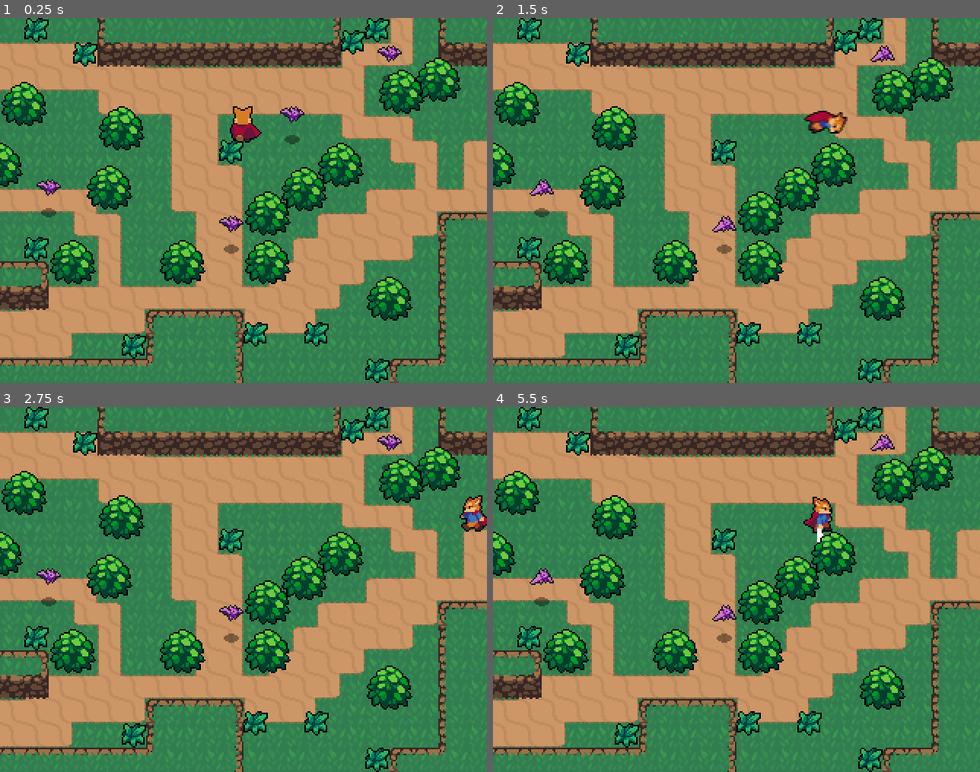
Above: before the commit, frames 1-4 (two rows, left to right).
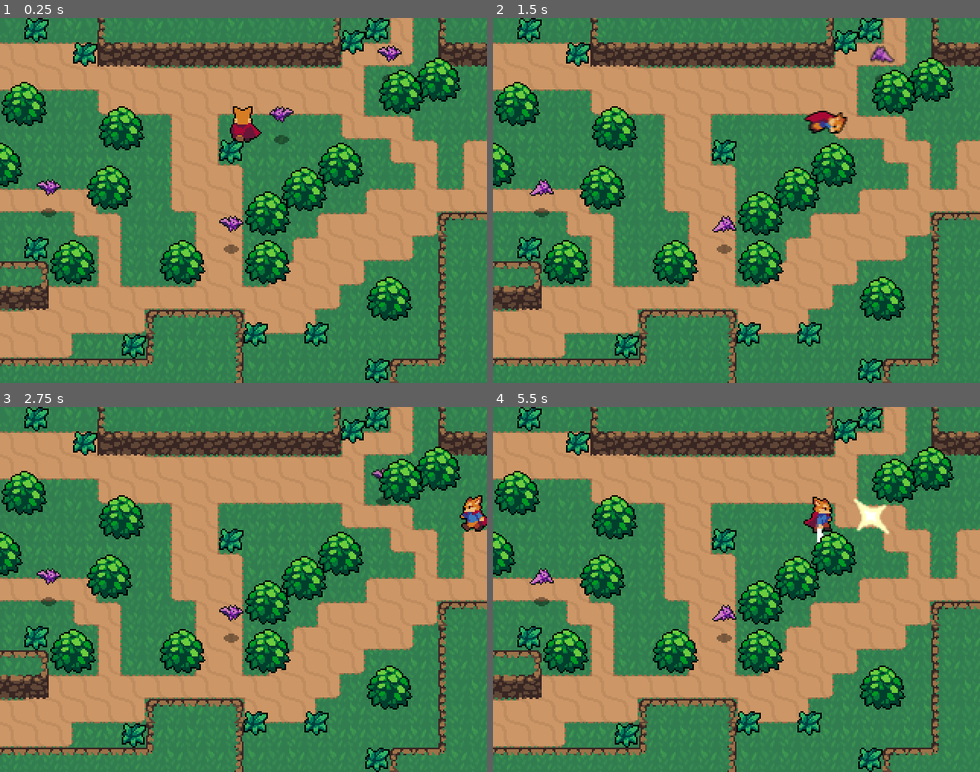
Above: after the commit, the same moments.

Repository: shnarazk/learn-godot
Game: Godot game, scene res://world.tscn
Same seed, same stepped clock (60 frames per second), same inputs: the game is played once before the commit and once after it.
Inputs:
- Up to frame 1 (0.25 s): no input
- Up to frame 2 (1.5 s): tap Enter (ui_accept) at 0.5, 0.77 s; hold Right (ui_right) from 0.53 s (still down); tap Space (attack) at 0.6 s; tap Tab (roll) at 1.35 s
- Up to frame 3 (2.75 s): tap Enter (ui_accept) at 1.52 s; release Right (ui_right) at 2.03 s; hold Left (ui_left) from 2.03 s (still down); tap Space (attack) at 2.1 s
- Up to frame 4 (5.5 s): release Left (ui_left) at 2.78 s; hold Right (ui_right) 2.78-4.28 s; tap Tab (roll) at 2.85, 4.35 s; tap Enter (ui_accept) at 3.02, 3.77, 4.52 s; tap Space (attack) at 3.6, 5.1 s; hold Left (ui_left) 4.28-5.03 s; hold Right (ui_right) from 5.03 s (still down)

The runs differ from the first frame. In frame 1, 0.3% of the frame differs, in the area x 55-63%, y 24-35%; in frame 2, 0.2%; in frame 3, 0.2%; in frame 4, 0.5%, in the area x 74-83%, y 7-35%.

Commit message:
part 16 done

Diff:
--- a/Enemies/bat.gd
+++ b/Enemies/bat.gd
@@ -2,20 +2,60 @@
 
 const EnemyDeaathEffect = preload("res://Effects/enemy_death_effect.tscn")
 
+enum BatState {
+	IDLE,
+	WANDER,
+	CHASE
+}
+
+@export
+var acceleration: float = 300.0
+@export
+var max_speed: float = 50.0
+@export
+var friction: float = 200.0
+
+var state: BatState = BatState.IDLE
+
 @onready
 var stats = $Stats
+@onready
+var playerDetectionZone: Object = $PlayerDetectionZone
+@onready
+var sprite: Object = $BatSprite
 
-func _physics_process(_delta) -> void:
-	velocity *= 0.96
-	move_and_slide()
+func _physics_process(delta) -> void:
+	# velocity *= 0.96
 
-func _on_hurtbox_area_entered(area):
+	match state:
+		BatState.IDLE:
+			velocity = velocity.move_toward(Vector2.ZERO, friction * delta)
+			move_and_slide()
+			seek_player()
+			pass
+		BatState.WANDER:
+			pass
+		BatState.CHASE:
+			var player: Object = playerDetectionZone.player
+			if player != null:
+				var direction: Vector2 = (player.global_position - global_position).normalized()
+				velocity = velocity.move_toward(direction * max_speed, acceleration * delta)
+				move_and_slide()
+			else:
+				state = BatState.IDLE
+	sprite.flip_h = velocity.x < 0
+
+func seek_player() -> void:
+	if playerDetectionZone.can_see_player():
+		state = BatState.CHASE
+
+func _on_hurtbox_area_entered(area) -> void:
 	stats.health -= area.damage
 	var direction = area.get("knockback_vector")
 	if direction != null:
 		velocity = direction.normalized() * 120
 
-func _on_stats_no_health():
+func _on_stats_no_health() -> void:
 	queue_free()
 	var enemyDeathEffect = EnemyDeaathEffect.instantiate()
 	get_parent().add_child(enemyDeathEffect)
--- a/Enemies/bat.tscn
+++ b/Enemies/bat.tscn
@@ -1,10 +1,11 @@
-[gd_scene load_steps=14 format=3 uid="uid://b54ya505oh3nc"]
+[gd_scene load_steps=16 format=3 uid="uid://b54ya505oh3nc"]
 
 [ext_resource type="Script" path="res://Enemies/bat.gd" id="1_qhin5"]
 [ext_resource type="Texture2D" uid="uid://cretm0itigidm" path="res://Enemies/Bat.png" id="1_yo5xh"]
 [ext_resource type="Texture2D" uid="uid://spvl1y1n0r83" path="res://Shadows/SmallShadow.png" id="2_8gfya"]
 [ext_resource type="PackedScene" uid="uid://7dixg8fhjmv1" path="res://Boxes/hurtbox.tscn" id="4_v7ypd"]
 [ext_resource type="PackedScene" uid="uid://cnt8jv6nbfa8e" path="res://stats.tscn" id="5_8xm3h"]
+[ext_resource type="PackedScene" uid="uid://bdrhuibxo27pi" path="res://Enemies/player_detection_zone.tscn" id="6_j8wgg"]
 
 [sub_resource type="AtlasTexture" id="AtlasTexture_tnsmf"]
 atlas = ExtResource("1_yo5xh")
@@ -56,6 +57,9 @@
 radius = 7.0
 height = 16.0
 
+[sub_resource type="CircleShape2D" id="CircleShape2D_ni111"]
+radius = 60.0083
+
 [node name="Bat" type="CharacterBody2D"]
 collision_layer = 0
 script = ExtResource("1_qhin5")
@@ -84,7 +88,13 @@
 [node name="Stats" parent="." instance=ExtResource("5_8xm3h")]
 max_health = 2
 
+[node name="PlayerDetectionZone" parent="." instance=ExtResource("6_j8wgg")]
+
+[node name="CollisionShape2D" parent="PlayerDetectionZone" index="0"]
+shape = SubResource("CircleShape2D_ni111")
+
 [connection signal="area_entered" from="Hurtbox" to="." method="_on_hurtbox_area_entered"]
 [connection signal="no_health" from="Stats" to="." method="_on_stats_no_health"]
 
 [editable path="Hurtbox"]
+[editable path="PlayerDetectionZone"]
--- /dev/null
+++ b/Enemies/player_detection_zone.gd
@@ -0,0 +1,12 @@
+extends Area2D
+
+var player = null
+
+func can_see_player() -> bool:
+	return player != null
+
+func _on_body_entered(body) -> void:
+	player = body
+
+func _on_body_exited(body) -> void:
+	player = null
--- /dev/null
+++ b/Enemies/player_detection_zone.tscn
@@ -0,0 +1,12 @@
+[gd_scene load_steps=2 format=3 uid="uid://bdrhuibxo27pi"]
+
+[ext_resource type="Script" path="res://Enemies/player_detection_zone.gd" id="1_bw11o"]
+
+[node name="PlayerDetectionZone" type="Area2D"]
+collision_mask = 2
+script = ExtResource("1_bw11o")
+
+[node name="CollisionShape2D" type="CollisionShape2D" parent="."]
+
+[connection signal="body_entered" from="." to="." method="_on_body_entered"]
+[connection signal="body_exited" from="." to="." method="_on_body_exited"]
